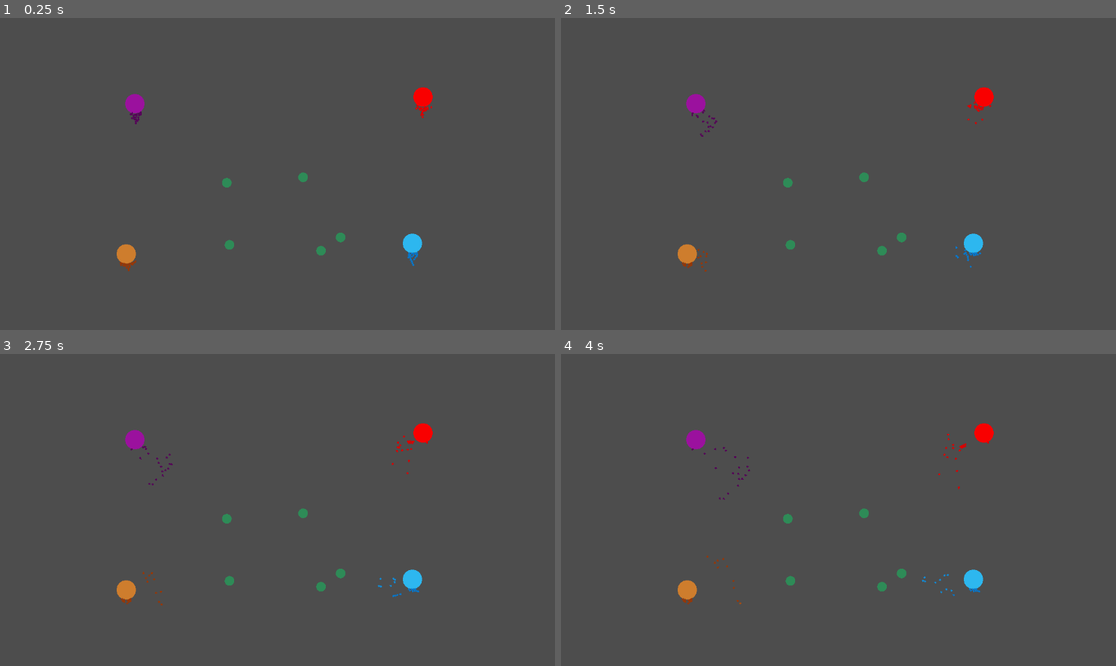
Above: before the commit, frames 1-4 (two rows, left to right).
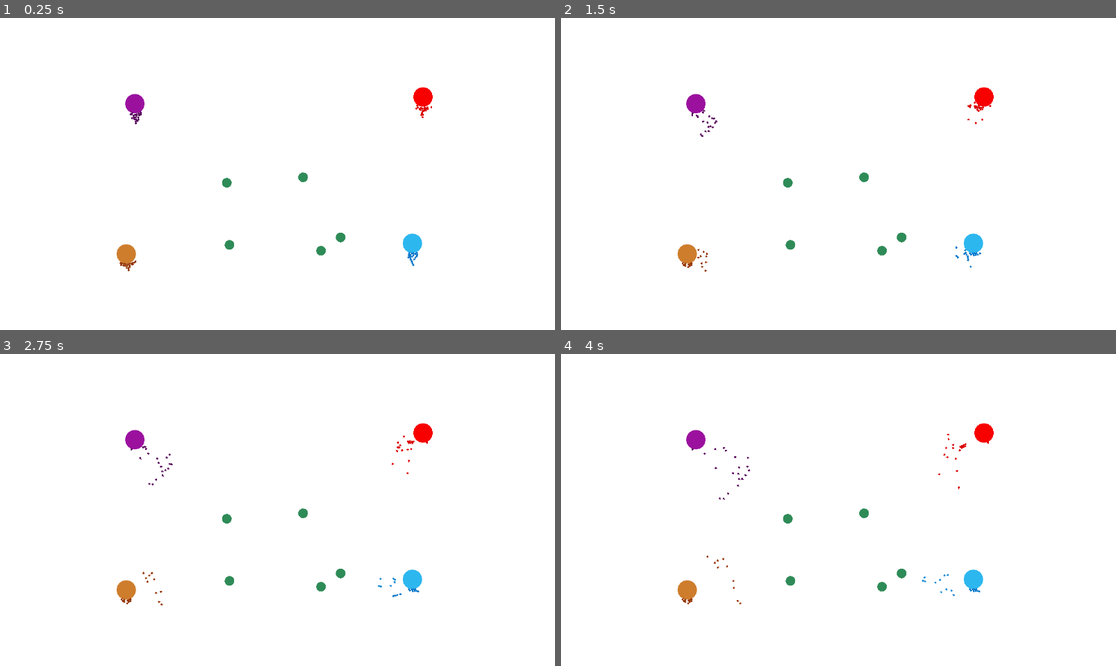
Above: after the commit, the same moments.

Repository: MalCaor/RucheTyr
Game: Godot game, scene res://Scene2d.tscn
Same seed, same stepped clock (60 frames per second), same inputs: the game is played once before the commit and once after it.
Inputs:
- Up to frame 1 (0.25 s): no input
- Up to frame 2 (1.5 s): no input
- Up to frame 3 (2.75 s): no input
- Up to frame 4 (4 s): no input

The runs differ from the first frame. In frame 1, 99% of the frame differs, in the area x 0-100%, y 0-100%; in frame 2, 99%; in frame 3, 99%; in frame 4, 99%.

Commit message:
white back

Diff:
--- a/Scene2d.tscn
+++ b/Scene2d.tscn
@@ -1,9 +1,12 @@
-[gd_scene load_steps=5 format=3 uid="uid://bwm7s1ecuouec"]
+[gd_scene load_steps=7 format=3 uid="uid://bwm7s1ecuouec"]
 
 [ext_resource type="Script" path="res://World.gd" id="1_ko22t"]
 [ext_resource type="Script" path="res://Camera2D.gd" id="2_aoyn8"]
 [ext_resource type="PackedScene" uid="uid://chqt7nxuah6f2" path="res://ruche.tscn" id="3_26ukf"]
 [ext_resource type="Script" path="res://BorderWorld.gd" id="4_8ls8k"]
+[ext_resource type="Script" path="res://backgroundImage.gd" id="5_io56e"]
+
+[sub_resource type="QuadMesh" id="QuadMesh_4701i"]
 
 [node name="Scene2d" type="Node2D"]
 script = ExtResource("1_ko22t")
@@ -49,3 +52,10 @@
 [node name="Ruche4" parent="." instance=ExtResource("3_26ukf")]
 position = Vector2(-157, 83)
 couleur = Color(0.807843, 0.490196, 0.176471, 1)
+
+[node name="MeshInstance2D" type="MeshInstance2D" parent="."]
+z_index = -1
+position = Vector2(0.5, -0.5)
+scale = Vector2(577, 325)
+mesh = SubResource("QuadMesh_4701i")
+script = ExtResource("5_io56e")
--- /dev/null
+++ b/backgroundImage.gd
@@ -0,0 +1,12 @@
+extends MeshInstance2D
+
+@export var couleur = Color.WHITE
+
+# Called when the node enters the scene tree for the first time.
+func _ready():
+	self.modulate = couleur
+
+
+# Called every frame. 'delta' is the elapsed time since the previous frame.
+func _process(delta):
+	pass
